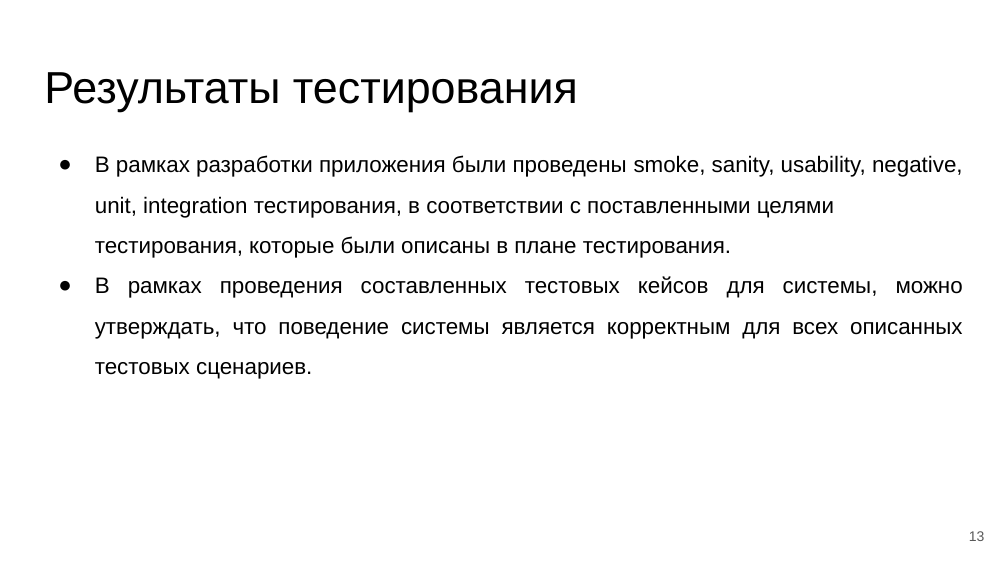
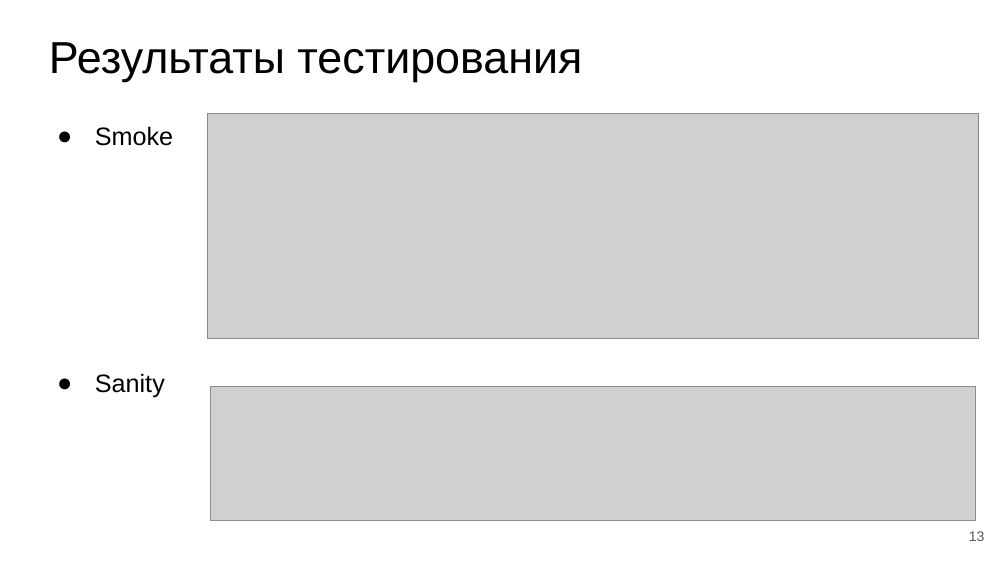
Before and after one commit to TolstovM/project-11, a slide deck: slide 13 of documentation/Презентация.pptx. Drawn at 1008x567 pixels with LibreOffice and Linux fonts; fonts in the diff are those of the drawing; grey boxes stand for pictures. Boxes give left, top, right and bottom in pixels: in the first picture for what was removed or moved away, otherwise in the second. Text is boxed around its words. In the diff, an @@ line names an element or a change of style, - is before the commit and + after.

```diff
--- a/documentation/Презентация.pptx
+++ b/documentation/Презентация.pptx
@@ title "Результаты тестирования": place and size @@
-title "Результаты тестирования" at (44, 72, 578, 112)
+title "Результаты тестирования" at (49, 42, 582, 82)
@@ picture added at (208, 113, 978, 338) @@
@@ text at (95, 126, 173, 398): text changed; size 16 to 18 pt @@
-● В рамках разработки приложения были проведены smoke, sanity, usability, negative, unit, integration тестирования, в соответствии с поставленными целями тестирования, которые были описаны в плане тестирования.
-● В рамках проведения составленных тестовых кейсов для системы, можно утверждать, что поведение системы является корректным для всех описанных тестовых сценариев.
+● Smoke
+● Sanity
@@ picture added at (210, 386, 976, 520) @@
```
Also in this commit, not shown: 2 other slides changed, 1 other file.
